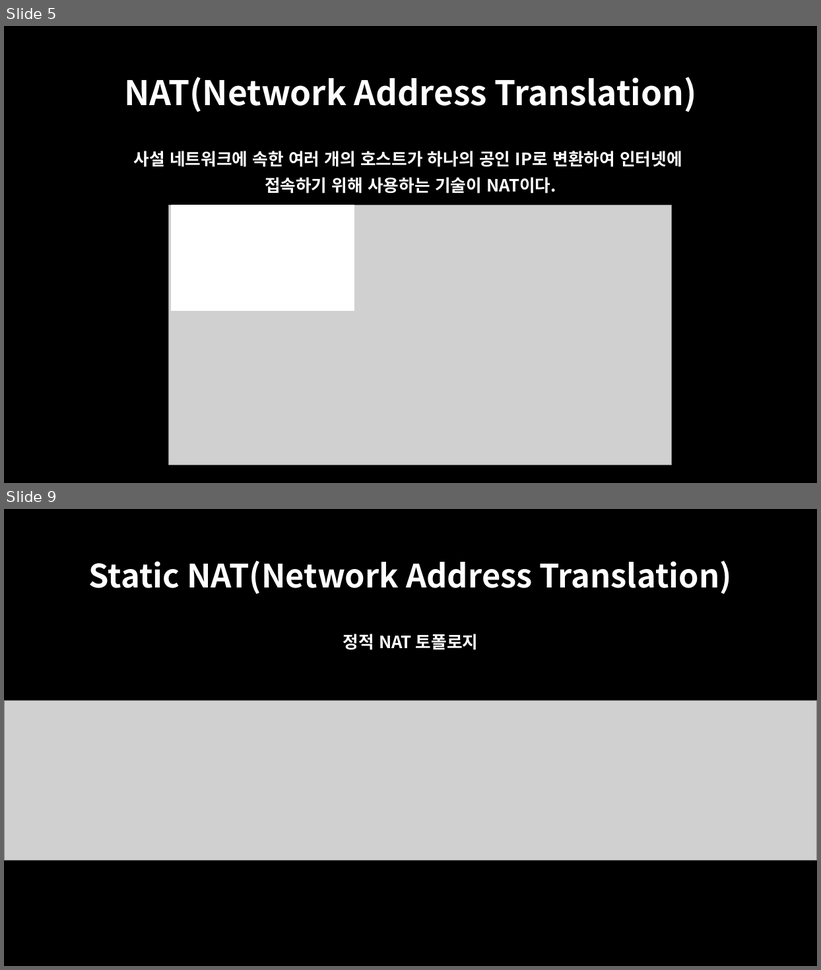
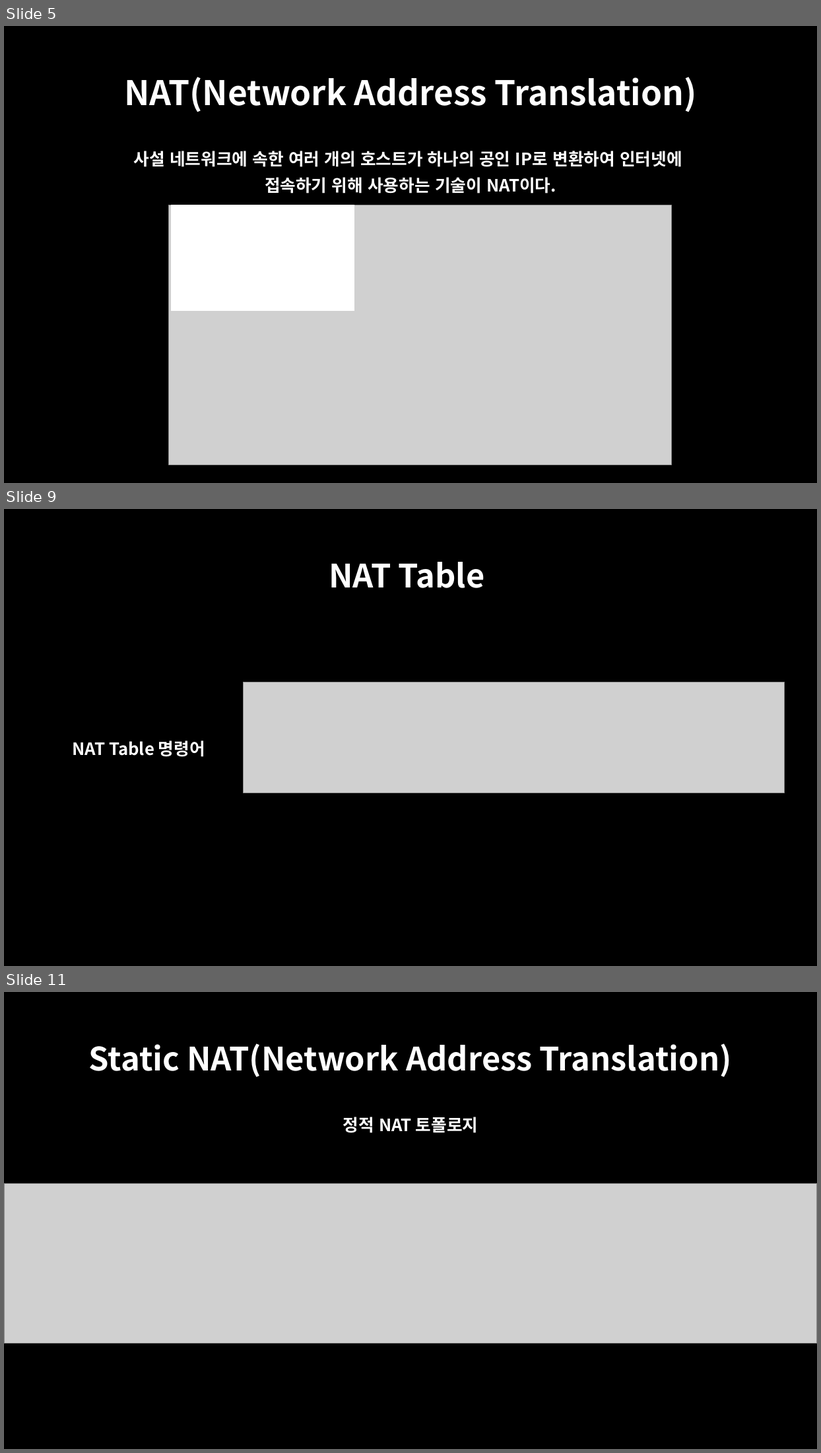
Before and after one commit to oceanwater1234/Network, a slide deck: 11. NAT/Packter Tracer - NAT.pptx. Shown one above the other, each under a label of ours: slides 5 and 9 before the commit, slides 5, 9 and 11 after it; the slides between them are not shown. The pictures are 821x970 and 821x1453 pixels, drawn with LibreOffice and Linux fonts; fonts in the diff are those of the drawing; grey boxes stand for pictures. Boxes give left, top, right and bottom in pixels: in the first picture for what was removed or moved away, otherwise in the second. Text is boxed around its words. In the diff, an @@ line names an element or a change of style, - is before the commit and + after.

```diff
--- a/11. NAT/Packter Tracer - NAT.pptx
+++ b/11. NAT/Packter Tracer - NAT.pptx
@@ slide 9 added at (x1=4, y1=509, x2=817, y2=966), background #000000 @@
@@ title added at (x1=329, y1=562, x2=485, y2=588), 38 pt, text #FFFFFF, bold @@
+NAT Table
@@ picture added at (x1=244, y1=682, x2=785, y2=794) @@
@@ text added at (x1=72, y1=741, x2=205, y2=757), 20 pt, text #FFFFFF, bold @@
+NAT Table 명령어
@@ what was slide 9 is now slide 11 @@
```
Also in this commit, not shown: 4 slides changed, 1 other slide added, 2 other files.
